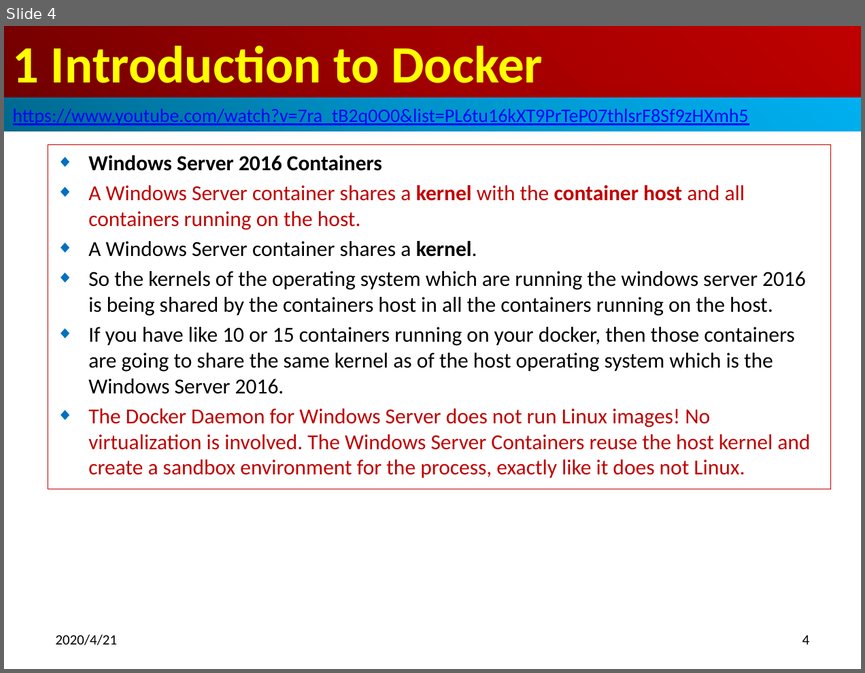
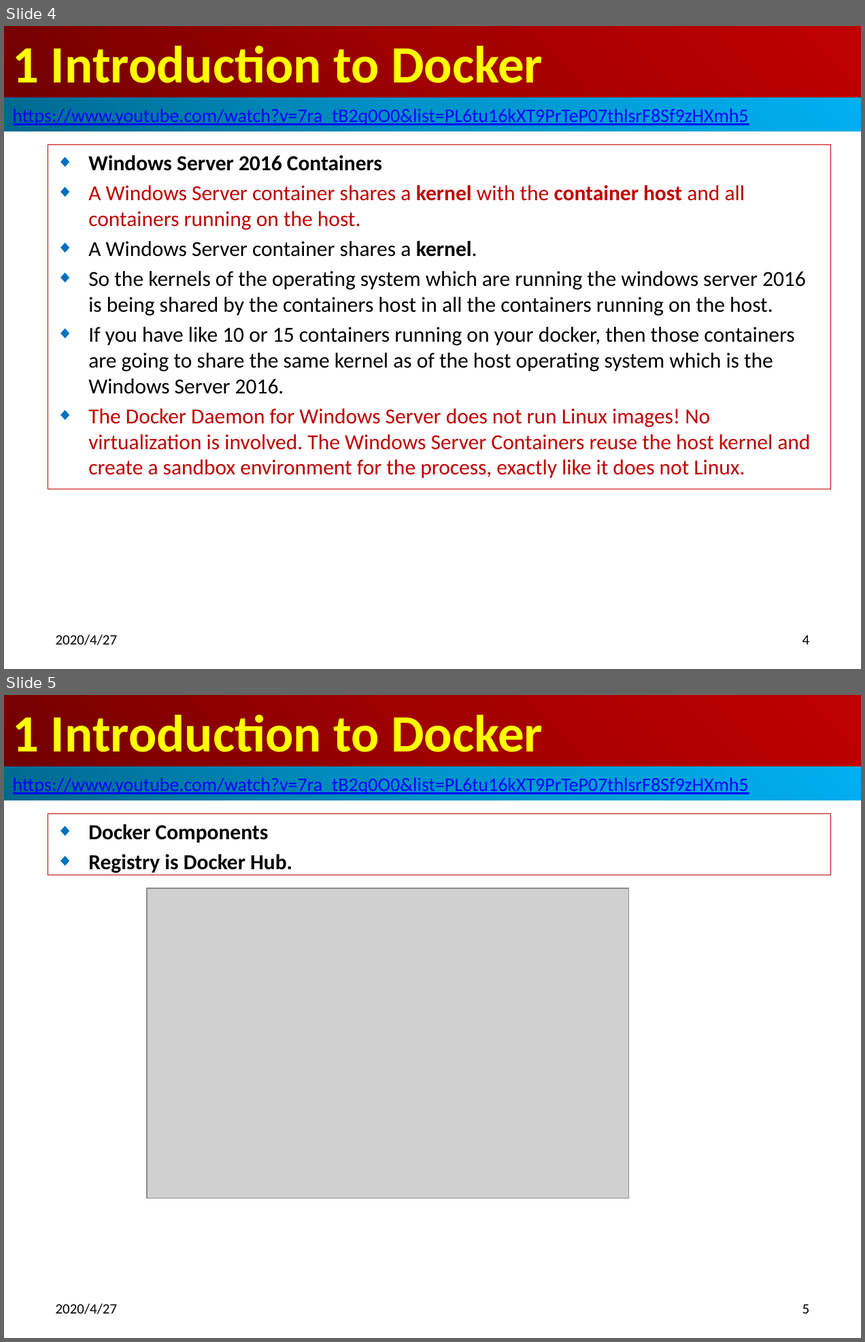
Before and after one commit to peterhchen/800-Docker, a slide deck: 01_Intro.pptx. Shown one above the other, each under a label of ours: slide 4 before the commit, slides 4 and 5 after it. The pictures are 865x673 and 865x1342 pixels, drawn with LibreOffice and Linux fonts; fonts in the diff are those of the drawing; grey boxes stand for pictures. Boxes give left, top, right and bottom in pixels: in the first picture for what was removed or moved away, otherwise in the second. Text is boxed around its words. In the diff, an @@ line names an element or a change of style, - is before the commit and + after.

```diff
--- a/01_Intro.pptx
+++ b/01_Intro.pptx
@@ slide 5 added at [4, 695, 861, 1338], background #FFFFFF @@
@@ title added at [4, 695, 861, 767], fill gradient #720000 to #A20000 to #C00000, 44 pt, text #FFFF00, bold @@
+1 Introduction to Docker
@@ rectangle added at [4, 767, 861, 800], fill gradient #00688E to #0094CA to #00B0F0, 16 pt, text #0000FF, underline @@
+https://www.youtube.com/watch?v=7ra_tB2q0O0&list=PL6tu16kXT9PrTeP07thlsrF8Sf9zHXmh5
@@ subtitle added at [48, 814, 830, 875], outline #C00000 0.75 pt, 18 pt, text #000000, bold @@
+◆ Docker Components
+◆ Registry is Docker Hub.
@@ picture added at [147, 888, 629, 1197] @@
@@ text added at [56, 1303, 118, 1314], 12 pt, text #000000 @@
+2020/4/27
@@ page number added at [802, 1304, 810, 1313], 12 pt, text #000000 @@
+5
@@ slide 4 changed as well @@
@@ text at [56, 634, 118, 645]: text changed @@
-2020/4/21
+2020/4/27
```
Also in this commit, not shown: 4 other slides changed, 1 other file.
